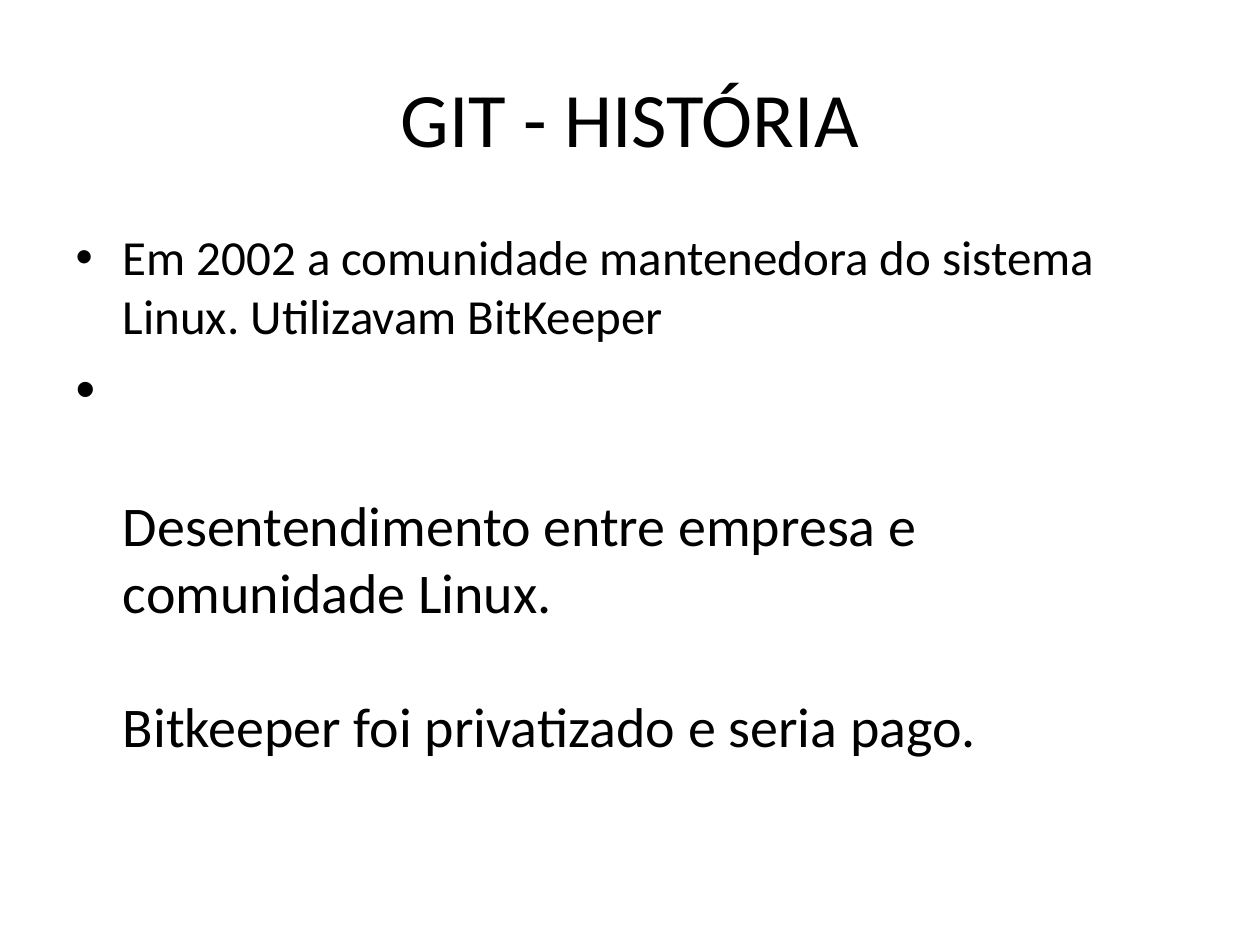
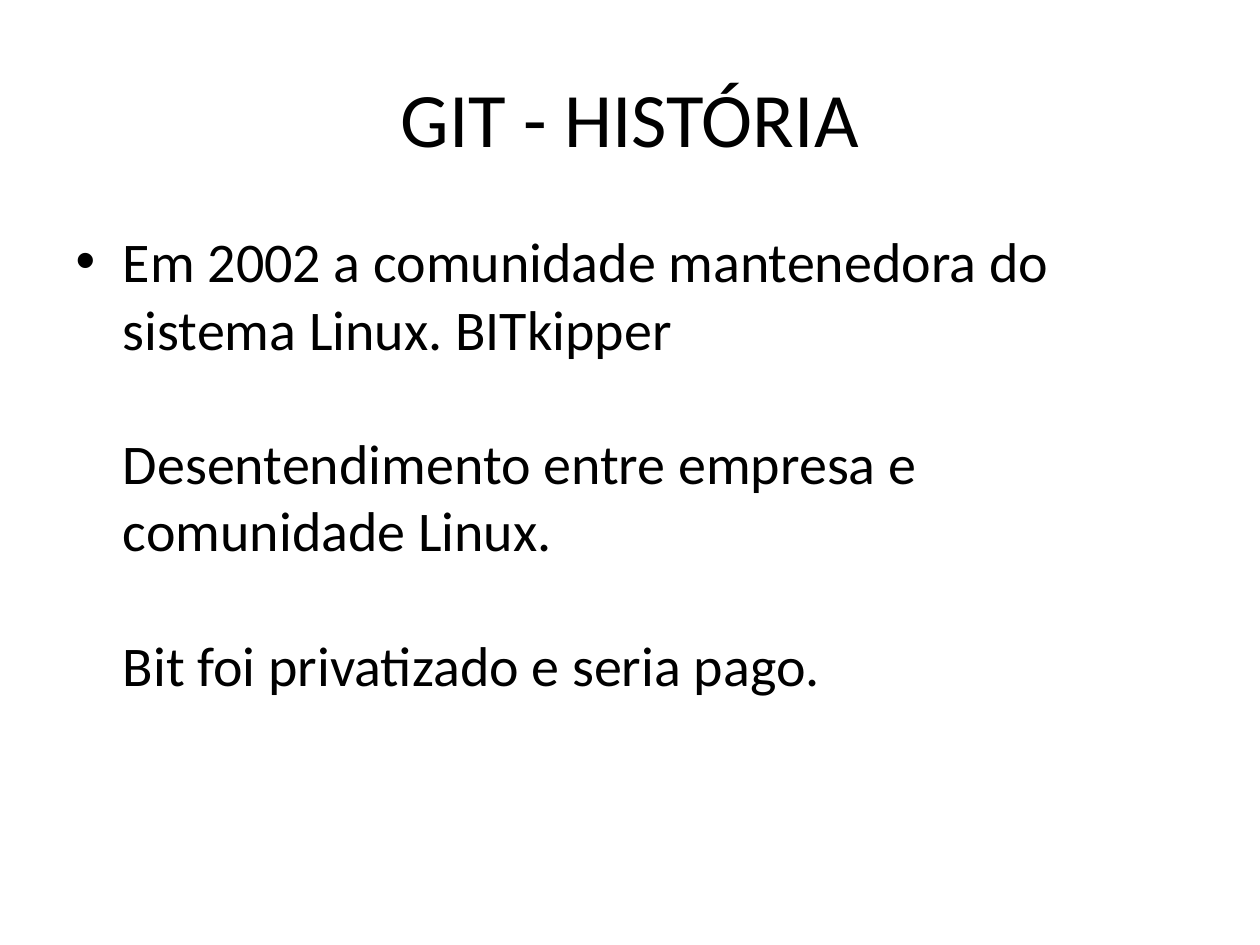
Before and after one commit to feliperoecker/tei, a slide deck: slide 3 of GIT.pptx (slide 4 before the commit). Drawn at 1260x945 pixels with LibreOffice and Linux fonts; fonts in the diff are those of the drawing. Boxes give left, top, right and bottom in pixels: in the first picture for what was removed or moved away, otherwise in the second. Text is boxed around its words. In the diff, an @@ line names an element or a change of style, - is before the commit and + after.

```diff
--- a/GIT.pptx
+++ b/GIT.pptx
@@ text at [123, 243, 1048, 696]: text changed @@
-  • Em 2002 a comunidade mantenedora do sistema Linux. Utilizavam BitKeeper
-• Desentendimento entre empresa e comunidade Linux.
-  Bitkeeper foi privatizado e seria pago.
+• Em 2002 a comunidade mantenedora do sistema Linux. BITkipper
+  Desentendimento entre empresa e comunidade Linux.
+  Bit foi privatizado e seria pago.
```
Also in this commit, not shown: 3 other slides changed, 3 slides removed.
